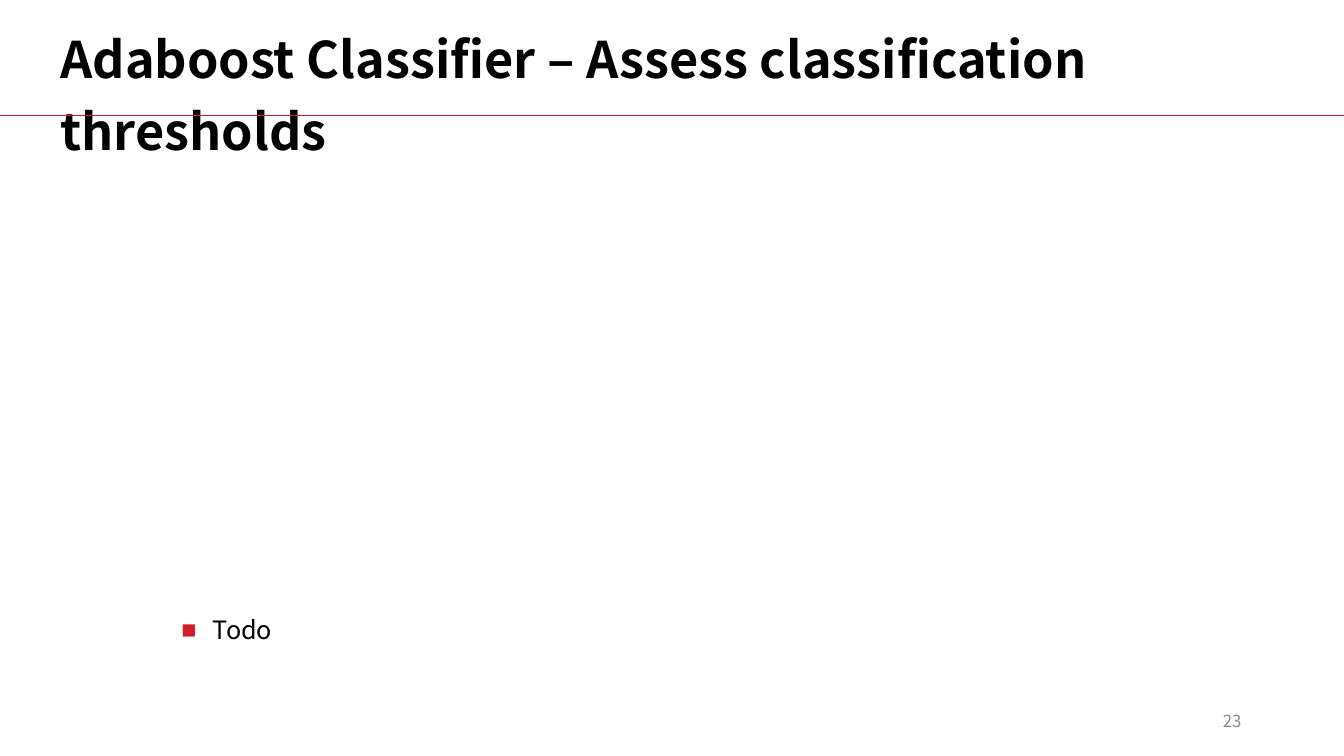
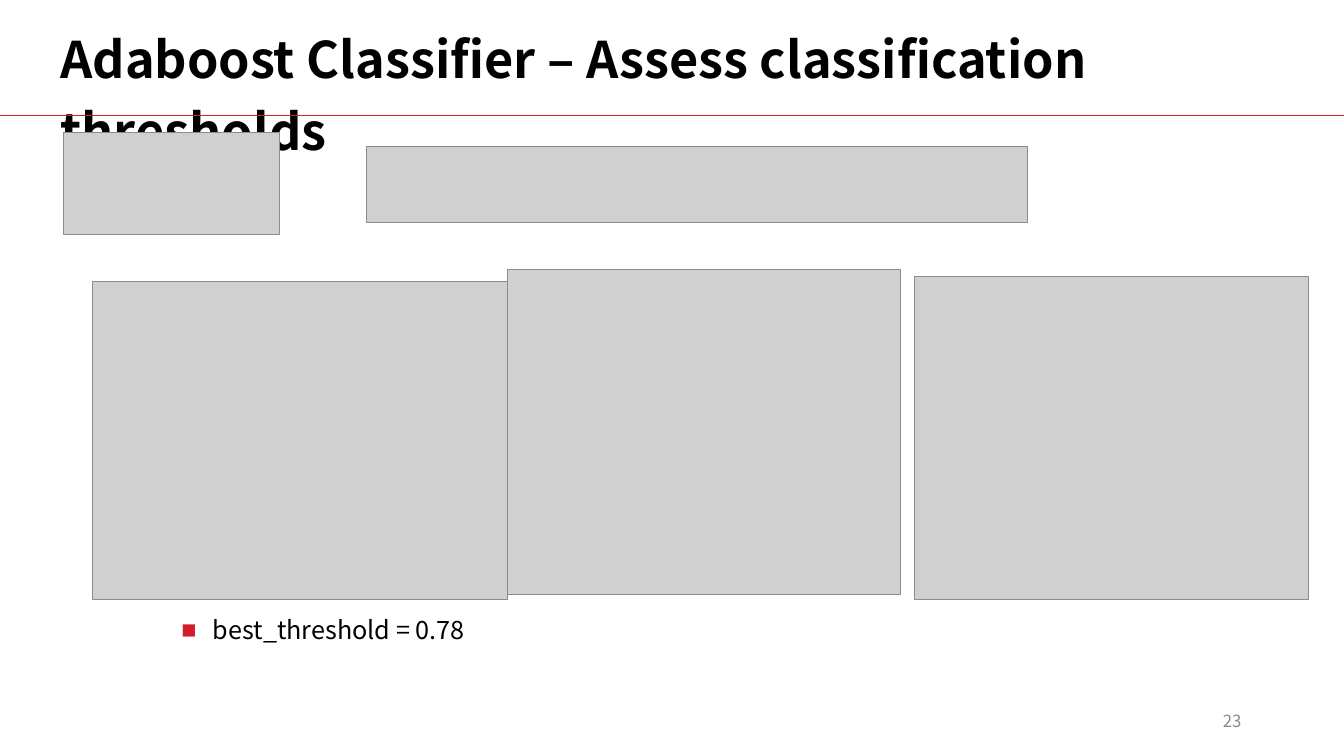
Before and after one commit to LiyangSong/Advertisement-CTR-Prediction, a slide deck: slide 23 of submissions/phase3/stepvi.pptx. Drawn at 1344x756 pixels with LibreOffice and Linux fonts; fonts in the diff are those of the drawing; grey boxes stand for pictures. Boxes give left, top, right and bottom in pixels: in the first picture for what was removed or moved away, otherwise in the second. Text is boxed around its words. In the diff, an @@ line names an element or a change of style, - is before the commit and + after.

Commit message:
image added stepvi

```diff
--- a/submissions/phase3/stepvi.pptx
+++ b/submissions/phase3/stepvi.pptx
@@ picture added at <box>64,132,280,234</box> @@
@@ picture added at <box>367,146,1028,223</box> @@
@@ picture added at <box>508,269,901,595</box> @@
@@ picture added at <box>93,281,508,600</box> @@
@@ picture added at <box>915,276,1309,600</box> @@
@@ text at <box>213,619,465,643</box>: text changed @@
-■ Todo
+■ best_threshold = 0.78
```
Also in this commit, not shown: 24 other slides changed.
